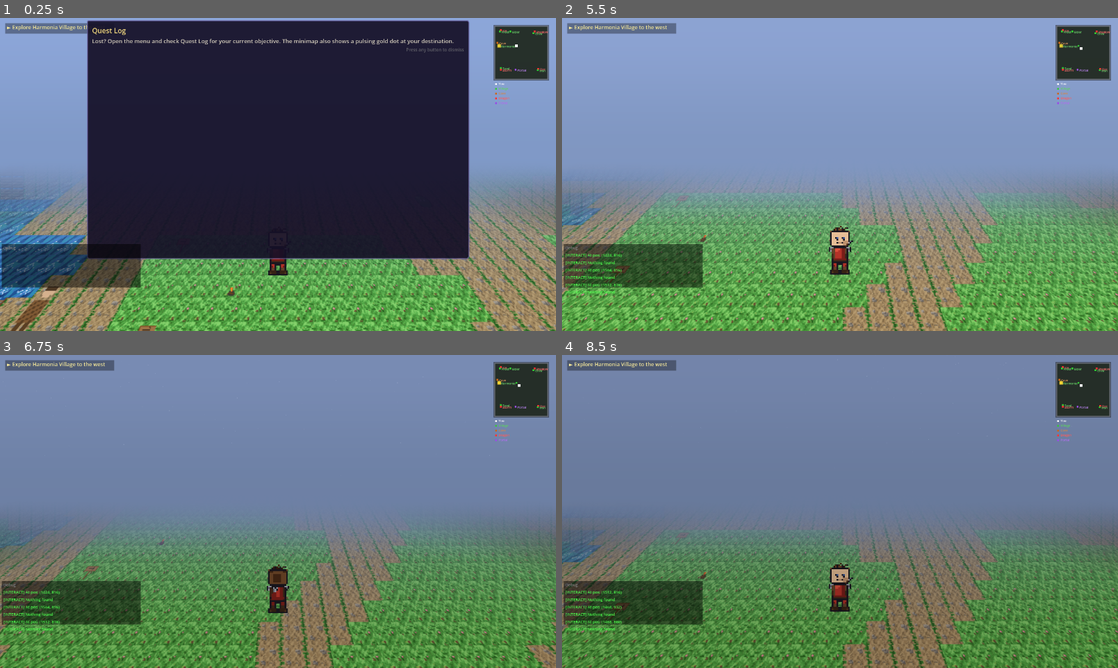
Above: before the commit, frames 1-4 (two rows, left to right).
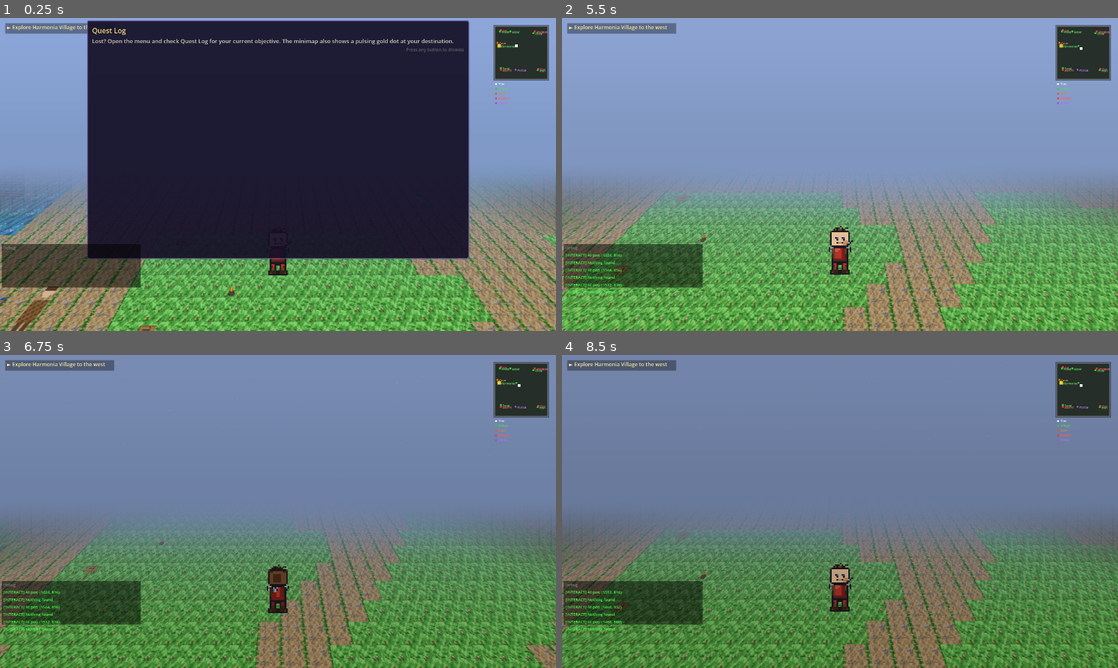
Above: after the commit, the same moments.

Repository: struktured-labs/cowardly-irregular
Game: Godot game, scene res://src/exploration/OverworldScene.tscn
Same seed, same stepped clock (60 frames per second), same inputs: the game is played once before the commit and once after it. This scene is started directly instead of the project's main scene.
Inputs (mouse positions are in pixels of both pictures, inside the frame that each line leads up to):
- Up to frame 1 (0.25 s): no input
- Up to frame 2 (5.5 s): tap Enter at 0.5 s; move the mouse to (962, 158) at 0.52 s; hold Right (ui_right) 0.53-1.25 s; hold R (battle_advance) 0.53-1.25 s; click (962, 158) at 0.67 s; tap Z (ui_accept) at 0.77, 1.07, 3.77, 4.07 s; drag from (728, 190) to (867, 93) at 1.27 s; move the mouse to (895, 105) at 2.02 s; hold Right (ui_right) 2.03-2.75 s; hold Tab (battle_toggle_auto) 2.03-2.75 s; drag from (812, 237) to (645, 249) at 2.77 s; move the mouse to (1006, 221) at 3.52 s; hold Left (ui_left) 3.53-4.25 s; tap E (camera_rotate_right) at 3.6 s; drag from (673, 127) to (784, 312) at 4.27 s; move the mouse to (867, 174) at 5.02 s; hold Down (ui_down) from 5.03 s (still down); tap Alt at 5.1 s; click (867, 174) at 5.17 s
- Up to frame 3 (6.75 s): release Down (ui_down) at 5.75 s; drag from (194, 433) to (38, 642) at 5.77 s; move the mouse to (400, 495) at 6.52 s; hold Up (ui_up) from 6.53 s (still down); tap Y at 6.6 s
- Up to frame 4 (8.5 s): tap Z (ui_accept) at 6.77, 7.07 s; release Up (ui_up) at 7.25 s; drag from (728, 527) to (656, 389) at 7.27 s; move the mouse to (895, 442) at 8.02 s; hold Down (ui_down) from 8.03 s (still down); tap F at 8.1 s

The runs differ from the first frame. In frame 1, 2.4% of the frame differs, in the area x 0-16%, y 59-90%; in frame 2, 0.4%; in frame 3, less than 0.1%; in frame 4, 0.3%.

Commit message:
fix: remove water barriers blocking cave access + max collision forgiveness
Map: Removed 17-23 tile water barriers on rows 20-22 and 27 between
the cave/village area and the central grasslands. The entire western
zone is now one open walkable area — no narrow corridors to navigate
through Mode 7 compression.

Collision: radius 5→4, safe_margin 2→4. Maximum forgiveness for
Mode 7 visual-vs-physics mismatch. Player slides off walls instead
of getting stuck.

Co-Authored-By: Claude Opus 4.6 (1M context) <noreply@anthropic.com>

Diff:
--- a/src/exploration/OverworldPlayer.gd
+++ b/src/exploration/OverworldPlayer.gd
@@ -208,7 +208,7 @@
 	# (default GROUNDED mode is for platformers and causes stuck-on-edges)
 	motion_mode = CharacterBody2D.MOTION_MODE_FLOATING
 	wall_min_slide_angle = 0.0  # Always allow wall sliding, even head-on
-	safe_margin = 2.0  # Generous margin prevents stuck-on-edge and improves wall sliding
+	safe_margin = 4.0  # Extra generous — Mode 7 visual mismatch needs maximum forgiveness
 	_setup_sprite()
 	_generate_all_sprites()
 	_update_sprite()
@@ -223,7 +223,7 @@
 	var collision = CollisionShape2D.new()
 	collision.name = "Collision"
 	var shape = CircleShape2D.new()
-	shape.radius = 5.0  # Smaller radius for smoother wall sliding and edge navigation
+	shape.radius = 4.0  # Tiny collision for maximum Mode 7 navigation forgiveness
 	collision.shape = shape
 	collision.position = Vector2(0, 4)  # Offset down slightly (feet collision)
 	add_child(collision)
--- a/src/exploration/OverworldScene.gd
+++ b/src/exploration/OverworldScene.gd
@@ -220,14 +220,14 @@
 		"~~~~~~~~~~~~~~~~~~~~~~~~~~.........................................................................",  # 18
 		"~~~~~~~~~~~~~~~~~~~~~~~~~~.........................................................................",  # 19
 		# Row 20-29: Central grassland (Harmonia Village + Whispering Cave)
-		"~~MMMMM~~~~~~~~~~~~~~~~~~~~~~~....gggggggggggg.........gggggg......................................",  # 20
-		"~~.C..........~~~~~~~~~~~~~~~~~...ggggggggggggg........gggggggg.....................................",  # 21
-		"~~M...........~~~~~~~~~~~~~~~~....ggggggggggggggg.....gggggggggg...................................",  # 22
+		"~~MMMMM...........................gggggggggggg.........gggggg......................................",  # 20
+		"~~.C..............................ggggggggggggg........gggggggg.....................................",  # 21
+		"~~M...............................ggggggggggggggg.....gggggggggg...................................",  # 22
 		"~~~~.............BB........BB.....ggggggggggggggg....ggggggggggg................................ccc",  # 23
 		"~~~~.............BB........BB.....gggggggggggggg....gggggggggggg...............................cccc",  # 24
 		"~~~~...V.........BB........BB.....ggggggggggggg....ggggggggggg................................ccccc",  # 25
 		"~~~~~~~..........BB........BB.....gggggggggggg....gggggggggg.................................cccccc",  # 26
-		"~~~~~~~........~~~~~~~~~~~~~~~~...ggggggggggg....ggggggggg..................................ccccccc",  # 27
+		"~~~~~~~...........................ggggggggggg....ggggggggg..................................ccccccc",  # 27
 		"~~~~~~~.......gggggg...............gggggggggg...gggggggg...................................cccccccc",  # 28
 		"~~~~~~~~.....gggggggg..............ggggggggg...ggggggg....................................ccccccccc",  # 29
 		# Row 30-39: Central-south transition
